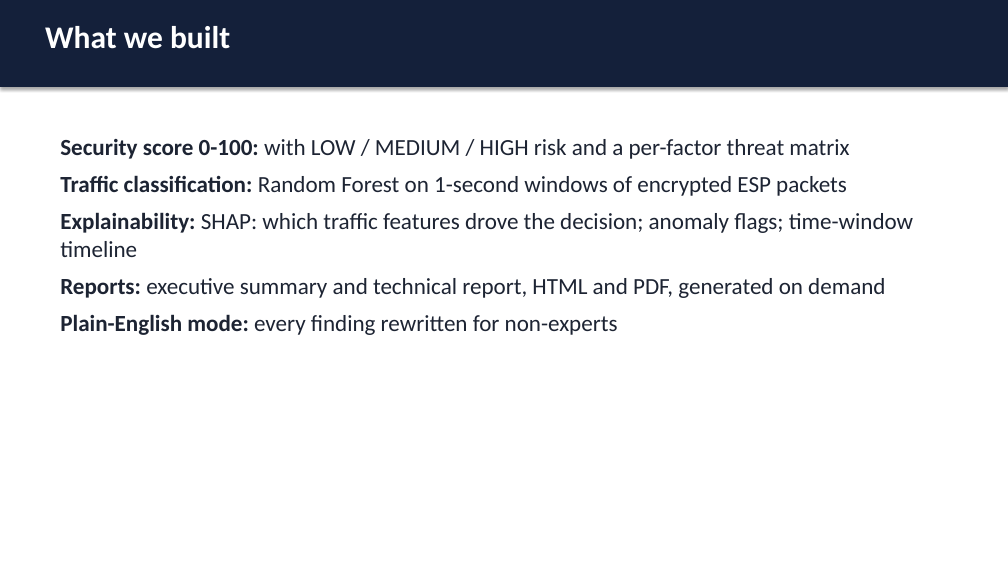
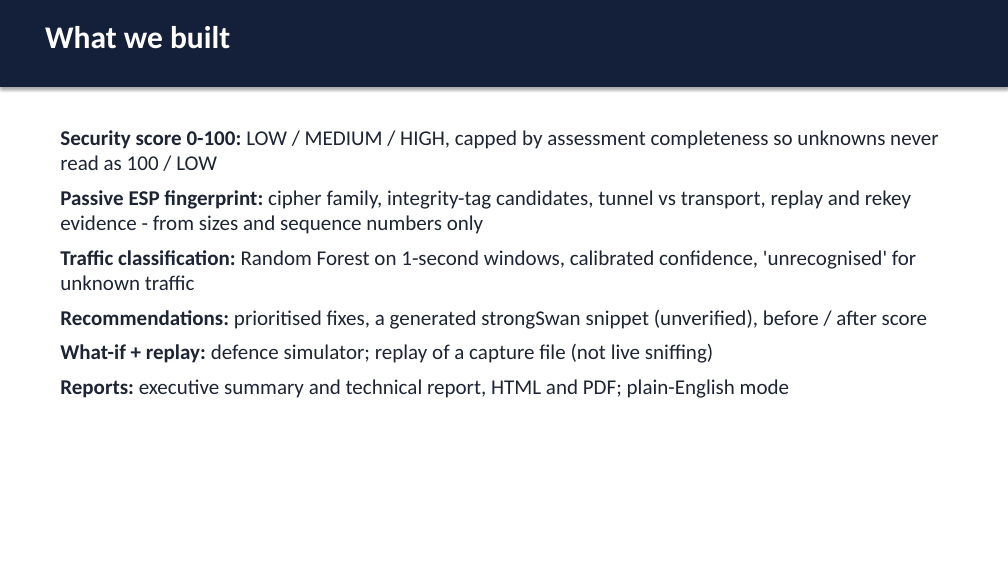
Before and after one commit to ashwin02-cyber/SIH_2026, a slide deck: slide 3 of docs/IPsec_VPN_Analyzer_Deck.pptx. Drawn at 1008x567 pixels with LibreOffice and Linux fonts; fonts in the diff are those of the drawing. Boxes give left, top, right and bottom in pixels: in the first picture for what was removed or moved away, otherwise in the second. Text is boxed around its words. In the diff, an @@ line names an element or a change of style, - is before the commit and + after.

```diff
--- a/docs/IPsec_VPN_Analyzer_Deck.pptx
+++ b/docs/IPsec_VPN_Analyzer_Deck.pptx
@@ text at (x1=60, y1=130, x2=938, y2=398): text changed; size 22 to 20 pt @@
-Security score 0-100: with LOW / MEDIUM / HIGH risk and a per-factor threat matrix
-Traffic classification: Random Forest on 1-second windows of encrypted ESP packets
-Explainability: SHAP: which traffic features drove the decision; anomaly flags; time-window timeline
-Reports: executive summary and technical report, HTML and PDF, generated on demand
-Plain-English mode: every finding rewritten for non-experts
+Security score 0-100: LOW / MEDIUM / HIGH, capped by assessment completeness so unknowns never read as 100 / LOW
+Passive ESP fingerprint: cipher family, integrity-tag candidates, tunnel vs transport, replay and rekey evidence - from sizes and sequence numbers only
+Traffic classification: Random Forest on 1-second windows, calibrated confidence, 'unrecognised' for unknown traffic
+Recommendations: prioritised fixes, a generated strongSwan snippet (unverified), before / after score
+What-if + replay: defence simulator; replay of a capture file (not live sniffing)
+Reports: executive summary and technical report, HTML and PDF; plain-English mode
```
Also in this commit, not shown: 3 other slides changed, 2 slides added, 25 other files.
